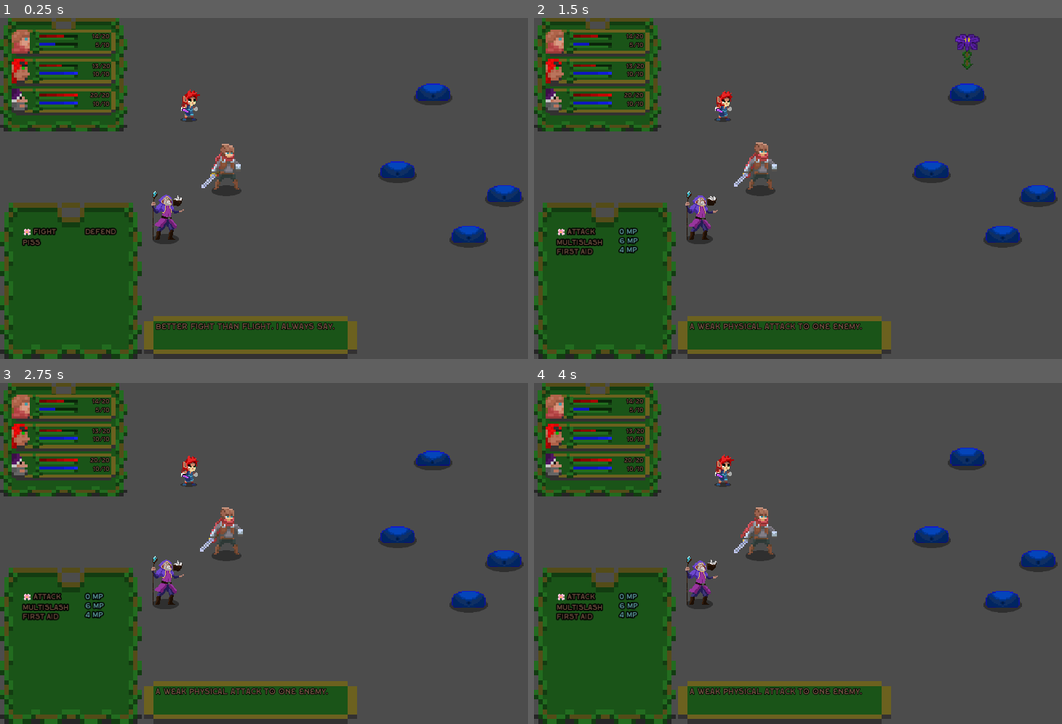
Above: before the commit, frames 1-4 (two rows, left to right).
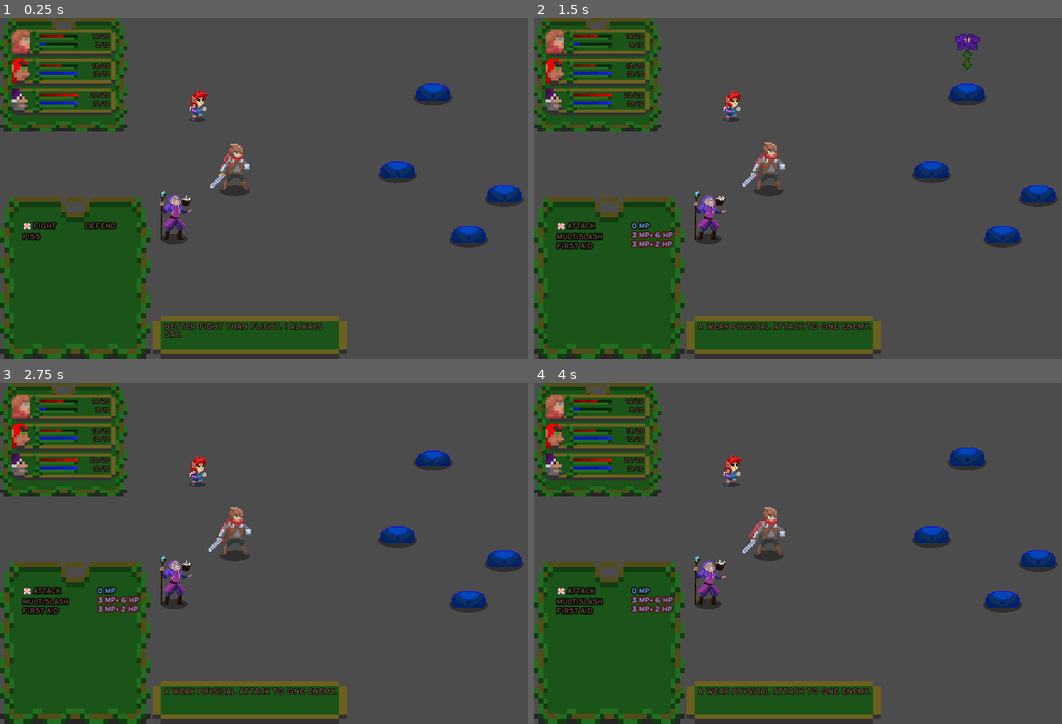
Above: after the commit, the same moments.

Repository: Vodyanik-monkas/Turn-Based-Prototype
Game: Godot game, scene res://Main.tscn
Two runs of this game, one before a commit and one after it. Both use one fixed random seed, a clock stepped at 60 frames per second and the inputs below. The project has no main scene, so this scene is started directly.
Inputs:
- Up to frame 1 (0.25 s): no input
- Up to frame 2 (1.5 s): tap Enter (ui_accept) at 0.5, 0.77 s; hold Right (ui_right) 0.53-1.28 s; hold Down (ui_down) from 1.28 s (still down)
- Up to frame 3 (2.75 s): tap Enter (ui_accept) at 1.52 s; release Down (ui_down) at 2.03 s; hold Right (ui_right) from 2.03 s (still down)
- Up to frame 4 (4 s): release Right (ui_right) at 2.78 s; hold Up (ui_up) 2.78-3.53 s; tap Enter (ui_accept) at 3.02, 3.77 s; hold Left (ui_left) from 3.53 s (still down)

The runs differ from the first frame. In frame 1, 5.7% of the frame differs, in the area x 0-68%, y 7-100%; in frame 2, 6.4%; in frame 3, 6.4%; in frame 4, 6.4%.

Commit message:
Menu tweaks, so resource consumption shows up in skills menu.

Diff:
--- a/Actors/Enemies/Enemy.gd
+++ b/Actors/Enemies/Enemy.gd
@@ -35,7 +35,6 @@
 
 	if scope == "all":
 		for character in $Party.get_children():
-			print("occuring")
 			character.cursor_active()
 			current_targets.append(character.get_index())
 	elif scope == "single":
--- a/Actors/Player/Noble.tscn
+++ b/Actors/Player/Noble.tscn
@@ -27,14 +27,14 @@
 "name": "idle",
 "speed": 7.0
 }, {
+"frames": [ ExtResource( 13 ), ExtResource( 15 ), ExtResource( 14 ) ],
+"loop": true,
+"name": "heal",
+"speed": 8.0
+}, {
 "frames": [ ExtResource( 8 ), ExtResource( 10 ), ExtResource( 9 ), ExtResource( 12 ), ExtResource( 7 ), ExtResource( 11 ), SubResource( 1 ) ],
 "loop": true,
 "name": "attack",
-"speed": 8.0
-}, {
-"frames": [ ExtResource( 13 ), ExtResource( 15 ), ExtResource( 14 ) ],
-"loop": true,
-"name": "heal",
 "speed": 8.0
 } ]
 
@@ -44,7 +44,7 @@
 
 [node name="Stats" parent="." index="0"]
 current_health = 14
-current_mana = 5
+current_mana = 3
 
 [node name="Shadow" parent="." index="2"]
 position = Vector2( -0.556793, 14.143 )
--- a/Main.gd
+++ b/Main.gd
@@ -28,11 +28,15 @@
 	yield(get_tree(), "idle_frame")
 
 	if menu == "skill":
-		$HUD.set_combat_dialogue_box($Player.get_skillset().skills, menu, 1)
+		$HUD.set_combat_dialogue_box(
+			$Player.get_skillset().skills,
+			menu,
+			$Player.get_stats($Player.active_character).current_mana
+		)
 	if menu == "option":
 		$HUD.set_combat_dialogue_box($Player.get_skillset().option_list, menu)
 
-func _on_StateMachine_option_selected():
+func _on_StateMachine_option_selected() -> void:
 	var selected_option = $HUD.get_hovered_option()
 	if !selected_option.empty():
 		$StateMachine.change_to(selected_option["next_state"])
@@ -56,8 +60,8 @@
 
 	attacker_stats = attacker.get_stats(attacker.active_character)
 	if attacker_stats.current_mana < skill["mana_cost"]:
-		$StateMachine.back()
-		return
+		var diff = skill["mana_cost"] - attacker_stats.current_mana
+		attacker.change_health(attacker.active_character, -diff * 2)
 
 	attacker.run_animation(attacker.active_character, skill["animation"])
 	attacker.change_mana(attacker.active_character, -skill["mana_cost"])
--- a/Main.tscn
+++ b/Main.tscn
@@ -10,7 +10,7 @@
 script = ExtResource( 3 )
 
 [node name="Player" parent="." instance=ExtResource( 2 )]
-base = Vector2( 400, 250 )
+base = Vector2( 415, 250 )
 
 [node name="Enemy" parent="." instance=ExtResource( 4 )]
 
@@ -19,7 +19,6 @@
 [node name="StateMachine" parent="." instance=ExtResource( 5 )]
 [connection signal="health_changed" from="Player" to="." method="_on_Player_health_changed"]
 [connection signal="mana_changed" from="Player" to="." method="_on_Player_mana_changed"]
-[connection signal="use_skill" from="HUD" to="." method="_on_HUD_use_skill"]
 [connection signal="change_target" from="StateMachine" to="." method="_on_StateMachine_change_target"]
 [connection signal="move_cursor" from="StateMachine" to="." method="_on_StateMachine_move_cursor"]
 [connection signal="new_menu" from="StateMachine" to="." method="_on_StateMachine_new_menu"]
--- a/StateMachine/MainStateMachine/MainFSM.tscn
+++ b/StateMachine/MainStateMachine/MainFSM.tscn
@@ -30,7 +30,7 @@
 [node name="CommitAction" type="Node" parent="."]
 script = ExtResource( 2 )
 
-[node name="NextTurn" type="Node" parent="."]
+[node name="EnemyTurn" type="Node" parent="."]
 script = ExtResource( 3 )
 [connection signal="move_cursor" from="OptionMenu" to="." method="_on_Menu_State_move_cursor"]
 [connection signal="new_menu" from="OptionMenu" to="." method="_on_Menu_State_new_menu"]
--- a/UI/Buttons/Action.gd
+++ b/UI/Buttons/Action.gd
@@ -5,8 +5,9 @@
 func _ready() -> void:
 	$Label.text = id.capitalize()
 
-func set_color(color: Color) -> void:
-	$Label.set("custom_colors/font_color", color)
+func set_colors(font_color: Color, font_outline: Color = Color("#000000")) -> void:
+	$Label.set("custom_colors/font_color", font_color)
+	$Label.set("custom_colors/font_outline_modulate", font_outline)
 
 func set_cursor_active() -> void:
 	$Selected.show()
--- a/UI/Buttons/Action.tscn
+++ b/UI/Buttons/Action.tscn
@@ -7,7 +7,6 @@
 [sub_resource type="DynamicFont" id=1]
 size = 14
 outline_size = 2
-outline_color = Color( 0, 0, 0, 1 )
 use_filter = true
 font_data = ExtResource( 2 )
 
@@ -17,7 +16,7 @@
 [node name="Action" type="HBoxContainer" groups=[
 "options",
 ]]
-margin_right = 263.0
+margin_right = 50.0
 margin_bottom = 14.0
 size_flags_horizontal = 3
 theme = SubResource( 2 )
@@ -40,6 +39,7 @@
 size_flags_horizontal = 0
 size_flags_vertical = 0
 custom_colors/font_color = Color( 0.439216, 0.321569, 0.25098, 1 )
+custom_colors/font_outline_modulate = Color( 0, 0, 0, 1 )
 text = "Attack"
 __meta__ = {
 "_edit_use_anchors_": false
--- a/UI/Dialogue Box/NewCombatDialogueBox.gd
+++ b/UI/Dialogue Box/NewCombatDialogueBox.gd
@@ -2,17 +2,17 @@
 
 signal set_active_option
 
-func initialize_combat_dialogue_box(options_list: Dictionary, menu: String, columns: int):
-	$OptionPanel/Margins/OptionMenu.initialize_option_menu(options_list, menu, columns)
+func set_combat_dialogue_box(options_list: Dictionary, menu: String, available_mana: int) -> void:
+	$OptionPanel/Margins/OptionMenu.set_option_menu(options_list, menu, available_mana)
 
-func move_cursor(direction_x: int, direction_y: int):
+func move_cursor(direction_x: int, direction_y: int) -> void:
 	$OptionPanel/Margins/OptionMenu.move_cursor(direction_x, direction_y)
 
 func get_hovered_option() -> Dictionary:
 	return $OptionPanel/Margins/OptionMenu.get_hovered_button_dictionary()
 
-func _on_OptionMenu_active_option(id: Dictionary):
+func _on_OptionMenu_active_option(id: Dictionary) -> void:
 	emit_signal("set_active_option", id)
 
-func _on_OptionMenu_set_tooltip(tooltip):
+func _on_OptionMenu_set_tooltip(tooltip) -> void:
 	$ToolTip.set_tooltip(tooltip)
--- a/UI/Dialogue Box/NewCombatDialogueBox.tscn
+++ b/UI/Dialogue Box/NewCombatDialogueBox.tscn
@@ -35,9 +35,9 @@
 }
 
 [node name="OptionPanel" type="NinePatchRect" parent="."]
-margin_right = 250.0
-margin_bottom = 275.0
-rect_min_size = Vector2( 250, 275 )
+margin_right = 265.0
+margin_bottom = 285.0
+rect_min_size = Vector2( 265, 285 )
 size_flags_horizontal = 0
 size_flags_vertical = 0
 theme = SubResource( 2 )
@@ -46,7 +46,7 @@
 [node name="Margins" type="MarginContainer" parent="OptionPanel"]
 anchor_right = 1.0
 anchor_bottom = 1.0
-custom_constants/margin_right = 40
+custom_constants/margin_right = 20
 custom_constants/margin_top = 45
 custom_constants/margin_left = 40
 custom_constants/margin_bottom = 40
@@ -57,28 +57,28 @@
 [node name="OptionMenu" type="HBoxContainer" parent="OptionPanel/Margins"]
 margin_left = 40.0
 margin_top = 45.0
-margin_right = 210.0
-margin_bottom = 235.0
+margin_right = 245.0
+margin_bottom = 245.0
 custom_constants/separation = 10
 script = ExtResource( 6 )
 option_buttons = ExtResource( 5 )
 
 [node name="Column1" type="VBoxContainer" parent="OptionPanel/Margins/OptionMenu"]
 margin_right = 100.0
-margin_bottom = 190.0
+margin_bottom = 200.0
 rect_min_size = Vector2( 100, 0 )
 
 [node name="Column2" type="VBoxContainer" parent="OptionPanel/Margins/OptionMenu"]
 margin_left = 110.0
-margin_right = 170.0
-margin_bottom = 190.0
-size_flags_horizontal = 3
+margin_right = 205.0
+margin_bottom = 200.0
+size_flags_horizontal = 11
 
 [node name="ToolTip" type="TextureRect" parent="."]
-margin_left = 254.0
-margin_top = 200.0
+margin_left = 269.0
+margin_top = 210.0
 margin_right = 640.0
-margin_bottom = 275.0
+margin_bottom = 285.0
 rect_min_size = Vector2( 100, 75 )
 size_flags_horizontal = 3
 size_flags_vertical = 8
@@ -100,7 +100,7 @@
 [node name="Label" type="RichTextLabel" parent="ToolTip/Margins"]
 margin_left = 20.0
 margin_top = 10.0
-margin_right = 368.0
+margin_right = 353.0
 margin_bottom = 56.0
 custom_fonts/normal_font = SubResource( 3 )
 custom_colors/default_color = Color( 0.439216, 0.321569, 0.25098, 1 )
--- a/UI/Dialogue Box/OptionMenu.gd
+++ b/UI/Dialogue Box/OptionMenu.gd
@@ -4,26 +4,31 @@
 
 export(PackedScene) var option_buttons
 
-var options = []
+var options: Dictionary
 
-var active_menu = "option"
-
+var active_menu: String
 var cursor_positions = {
 	"item": Vector2(0,0),
 	"option": Vector2(0,0),
 	"skill": Vector2(0,0)
 }
 
-var col_count = 2
+var col_count: int
+var current_mana: int
 
-func initialize_option_menu(
+func set_option_menu(
 	character_options: Dictionary,
 	menu: String,
-	columns: int = 2
+	available_mana: int
 	) -> void:
 		options = character_options
-		col_count = columns
 		active_menu = menu
+		current_mana = available_mana
+
+		if menu == "option":
+			col_count = 2
+		else:
+			col_count = 1
 
 		draw_options()
 
@@ -56,11 +61,25 @@
 		action.id = option
 
 		get_child(index % col_count).add_child(action)
+
 		if col_count == 1:
+			$Column2.set_h_size_flags(SIZE_EXPAND+SIZE_SHRINK_END)
+
 			var additional_info = option_buttons.instance()
-			additional_info.id = str(options[option]["mana_cost"]) + "mp"
-			additional_info.set_color(Color(0.37, 0.62, 0.63, 1))
-			get_child(1).add_child(additional_info)
+			if current_mana < options[option]["mana_cost"]:
+				var diff = options[option]["mana_cost"] - current_mana
+
+				additional_info.id = str(current_mana) + "mp"
+				additional_info.id += "+"+ str(diff * 2) + "hp"
+				additional_info.set_colors(Color("#7aacff"), Color("#5e0000"))
+			else:
+				additional_info.id = str(options[option]["mana_cost"]) + "mp"
+				additional_info.set_colors(Color("#7aacff"))
+
+			$Column2.add_child(additional_info)
+		else:
+			$Column2.set_h_size_flags(SIZE_EXPAND_FILL)
+
 
 		index += 1
 
--- a/UI/HUD.gd
+++ b/UI/HUD.gd
@@ -1,14 +1,7 @@
 extends Control
 
-signal use_skill
-
-var active_option = []
-
-func move_cursor(direction_x: int, direction_y: int):
+func move_cursor(direction_x: int, direction_y: int) -> void:
 	$MarginContainer/VBoxContainer/CombatDialogueBox.move_cursor(direction_x, direction_y)
-
-func _on_CommitAction_use_skill():
-	emit_signal("use_skill", active_option)
 
 func get_character_panel(character_index: int) -> Node:
 	return $MarginContainer/VBoxContainer/NinePatchRect/MarginContainer/VBoxContainer.get_child(character_index)
@@ -16,7 +9,7 @@
 func get_hovered_option() -> Dictionary:
 	return $MarginContainer/VBoxContainer/CombatDialogueBox.get_hovered_option()
 
-func set_character_panel(index: int, stats: Node, portrait: Texture):
+func set_character_panel(index: int, stats: Node, portrait: Texture) -> void:
 	var panel = get_character_panel(index)
 
 	panel.set_health(stats.current_health, stats.max_health)
@@ -24,10 +17,10 @@
 	panel.set_portrait(portrait)
 	panel.show()
 
-func set_combat_dialogue_box(options_list: Dictionary, menu: String, columns: int = 2):
-	$MarginContainer/VBoxContainer/CombatDialogueBox.initialize_combat_dialogue_box(options_list, menu, columns)
+func set_combat_dialogue_box(options_list: Dictionary, menu: String, available_mana: int = 0) -> void:
+	$MarginContainer/VBoxContainer/CombatDialogueBox.set_combat_dialogue_box(options_list, menu, available_mana)
 
-func update_character_panel(element: String, index: int, current_resource: int, max_resource: int):
+func update_character_panel(element: String, index: int, current_resource: int, max_resource: int) -> void:
 	var panel = get_character_panel(index)
 	if element == "health":
 		panel.set_health(current_resource, max_resource)
--- a/UI/HUD.tscn
+++ b/UI/HUD.tscn
@@ -16,13 +16,13 @@
 [node name="MarginContainer" type="MarginContainer" parent="."]
 anchor_right = 0.422
 anchor_bottom = 1.0
-margin_right = 195.872
+margin_right = 178.872
 __meta__ = {
 "_edit_use_anchors_": false
 }
 
 [node name="VBoxContainer" type="VBoxContainer" parent="MarginContainer"]
-margin_right = 628.0
+margin_right = 611.0
 margin_bottom = 600.0
 
 [node name="NinePatchRect" type="NinePatchRect" parent="MarginContainer/VBoxContainer"]
@@ -64,7 +64,7 @@
 margin_bottom = 152.0
 
 [node name="CombatDialogueBox" parent="MarginContainer/VBoxContainer" instance=ExtResource( 2 )]
-margin_top = 325.0
-margin_right = 628.0
+margin_top = 315.0
+margin_right = 611.0
 margin_bottom = 600.0
 [connection signal="set_active_option" from="MarginContainer/VBoxContainer/CombatDialogueBox" to="." method="_on_CombatDialogueBox_set_active_option"]
--- a/UI/UIfsm/CommitAction.gd
+++ b/UI/UIfsm/CommitAction.gd
@@ -6,6 +6,8 @@
 
 func enter():
 	emit_signal("use_skill")
+	yield(get_tree().create_timer(0.75), "timeout")
+	exit("EnemyTurn")
 
 func exit(next_state):
 	fsm.change_to(next_state)
--- a/UI/UIfsm/NextTurn.gd
+++ b/UI/UIfsm/NextTurn.gd
@@ -3,7 +3,7 @@
 var fsm: StateMachine
 
 func enter():
-	print("Hello from NextTurn")
+	print("Hello from EnemyTurn")
 
 func exit(next_state):
 	fsm.change_to(next_state)
